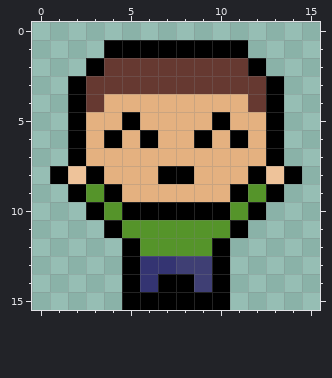
Pixel-art sprite: Assets/character_item_received.png. That is the earlier state.
The file is 16x16 pixels.
Once edited:
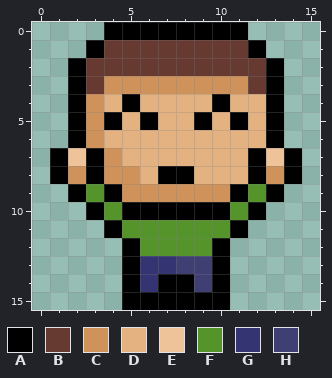
Palette (. is transparent): A #000000  B #663931  C #ce925a  D #e4b180  E #eec39a  F #55942a  G #343472  H #3f3f74
The edit:
The edit adds colour A in row 0 at x 4 to 11; in row 1 at x 3 and 12; in row 2 at x 2 and 13; in row 7 at x 1 and 14.
Colour D gives way to colour A in row 4 at x 5 and 10; in row 5 at x 4, 6, 9 and 11; in row 7 at x 3 and 12.
Colour A gives way to colour B in row 1 at x 4 to 11; in row 2 at x 3 and 12.
Colour B gives way to colour C in row 3 at x 4 to 11; in row 4 at x 3.
Colour D gives way to colour C in rows 5 to 6 at x 3; in row 7 at x 4; in row 8 at x 4 to 5; in row 9 at x 5 to 10.
Colour E gives way to colour C in row 8 at x 2 and 13.
Colour A gives way to colour D in row 5 at x 5 and 10; in row 6 at x 4, 6, 9 and 11.
Colour B gives way to colour D in row 4 at x 12.
Colour A gives way to colour E in row 7 at x 2 and 13.
Boxes around the changes in both pictures, in picture pixels (x1, y1, x2, y2):
changed: (50, 22, 302, 202)
